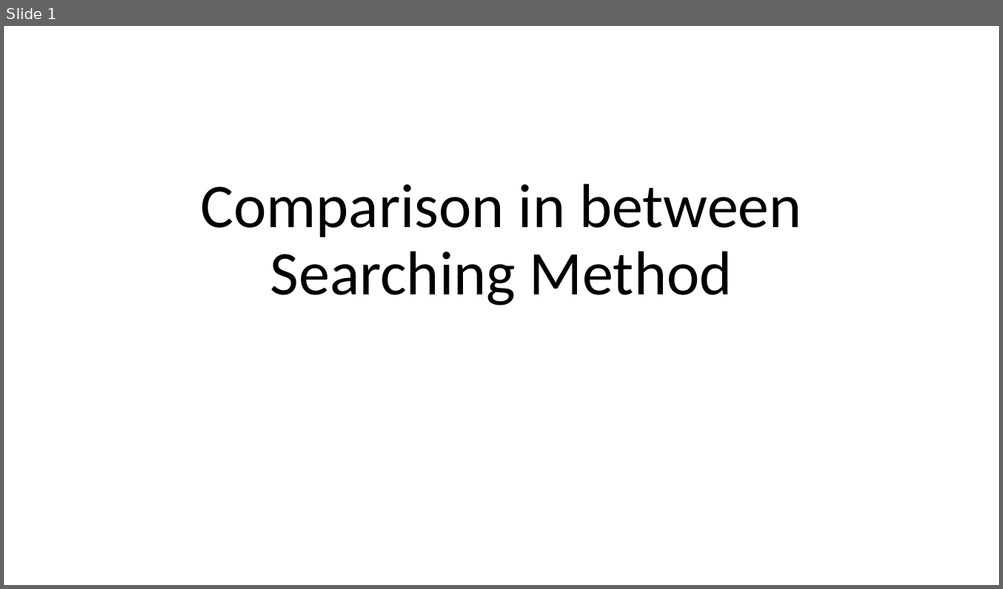
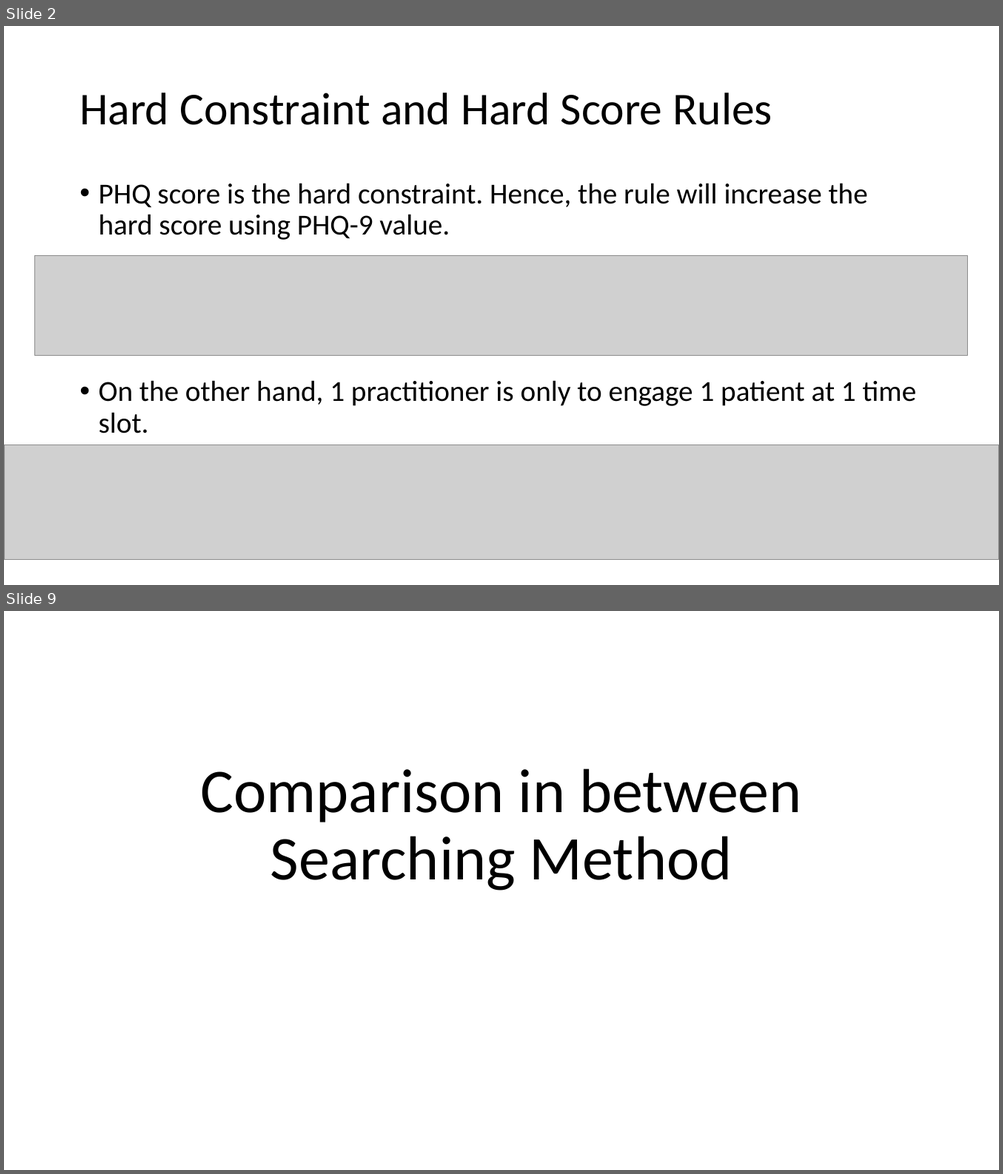
Before and after one commit to optimusium/phqSchedule, a slide deck: Comparison in between Searching Method.pptx. Shown one above the other, each under a label of ours: slide 1 before the commit, slides 2 and 9 after it; the slides between them are not shown. The pictures are 1003x589 and 1003x1174 pixels, drawn with LibreOffice and Linux fonts; fonts in the diff are those of the drawing; grey boxes stand for pictures. Boxes give left, top, right and bottom in pixels: in the first picture for what was removed or moved away, otherwise in the second. Text is boxed around its words. In the diff, an @@ line names an element or a change of style, - is before the commit and + after.

```diff
--- a/Comparison in between Searching Method.pptx
+++ b/Comparison in between Searching Method.pptx
@@ slide 2 added at (4,26,999,585), background #FFFFFF @@
@@ title added at (79,93,772,125), 44 pt, text #000000 @@
+Hard Constraint and Hard Score Rules
@@ text added at (99,183,916,434), 28 pt, text #000000 @@
+• PHQ score is the hard constraint. Hence, the rule will increase the hard score using PHQ-9 value.
+• On the other hand, 1 practitioner is only to engage 1 patient at 1 time slot.
@@ picture added at (35,256,968,355) @@
@@ picture added at (4,446,999,560) @@
@@ what was slide 1 is now slide 9 @@
```
Also in this commit, not shown: 2 slides changed, 11 other slides added, 5 slides removed.
